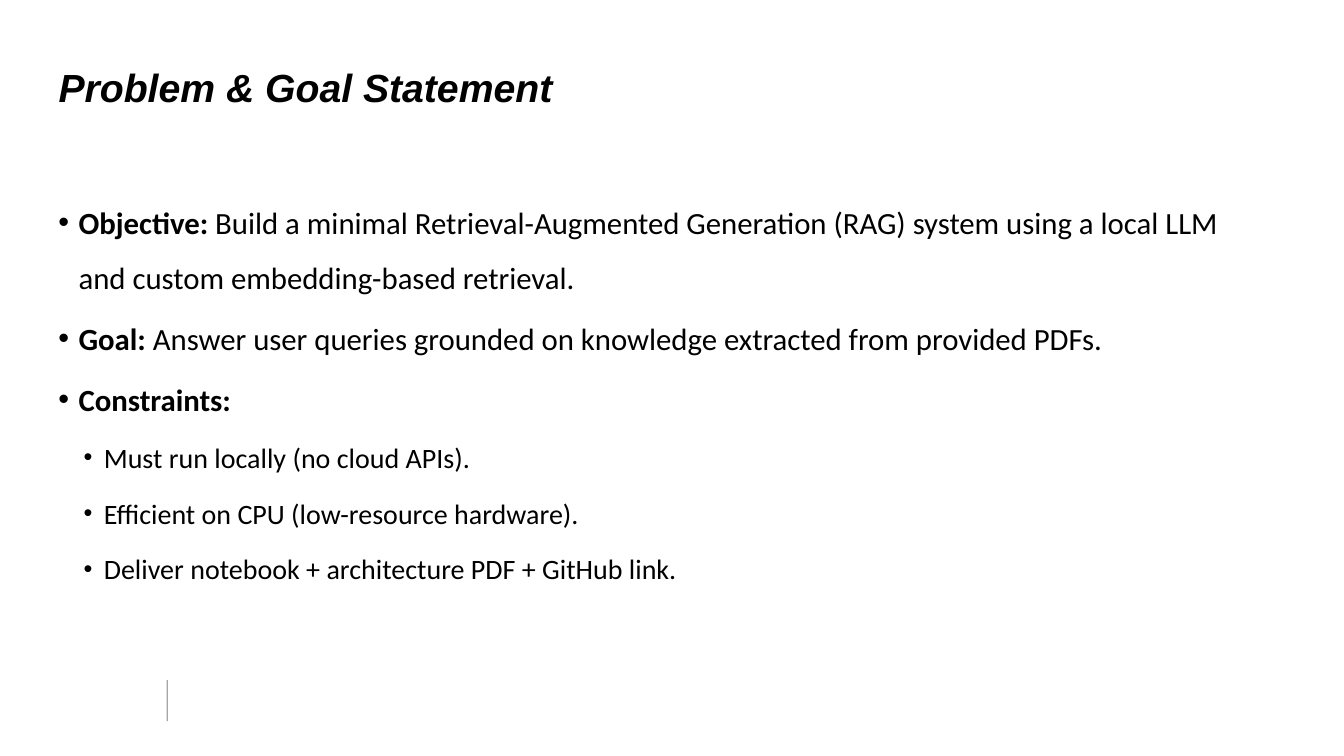
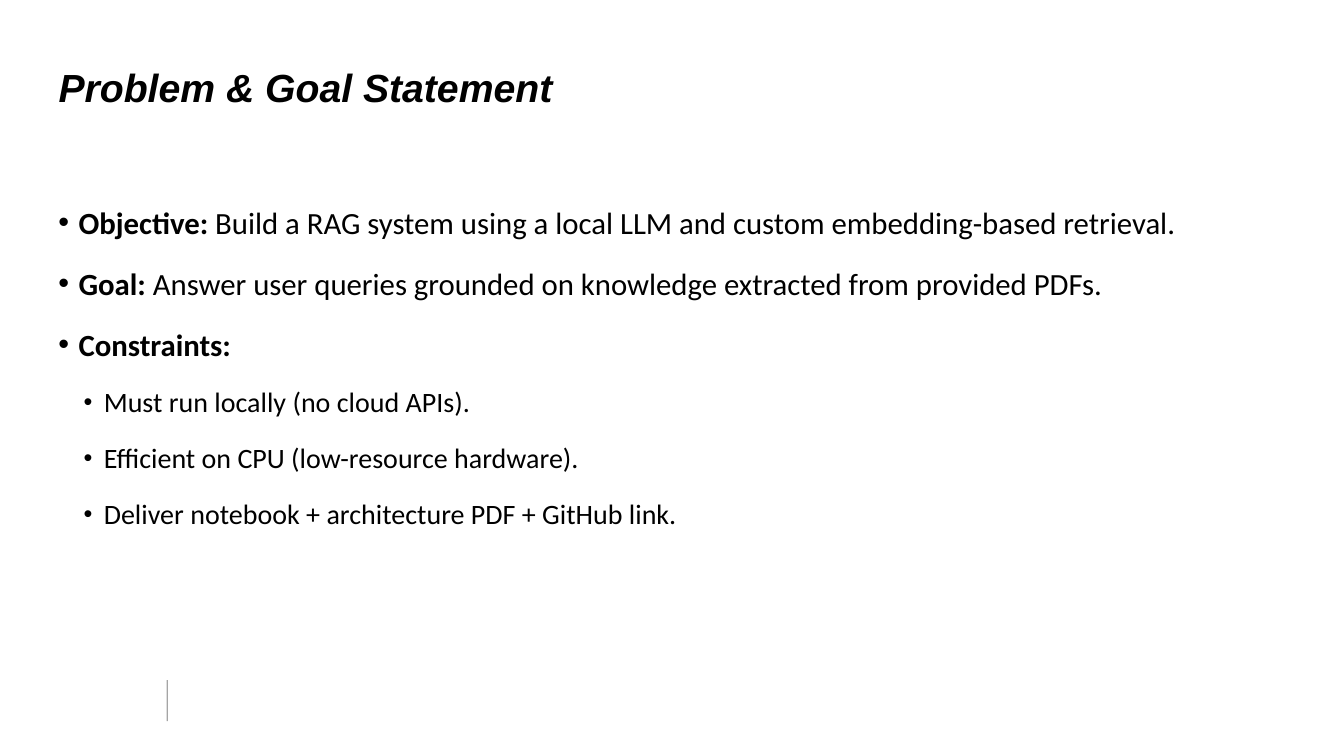
Before and after one commit to miguelsa12/rag-project, a slide deck: slide 3 of slides/architecture.pptx. Drawn at 1344x756 pixels with LibreOffice and Linux fonts; fonts in the diff are those of the drawing; background and template pictures are left out. Boxes give left, top, right and bottom in pixels: in the first picture for what was removed or moved away, otherwise in the second. Text is boxed around its words. In the diff, an @@ line names an element or a change of style, - is before the commit and + after.

```diff
--- a/slides/architecture.pptx
+++ b/slides/architecture.pptx
@@ text at (79,212,1175,240): text changed @@
-• Objective: Build a minimal Retrieval-Augmented Generation (RAG) system using a local LLM and custom embedding-based retrieval.
+• Objective: Build a RAG system using a local LLM and custom embedding-based retrieval.
```
Also in this commit, not shown: 2 other slides changed, 2 slides added, 10 other files.
